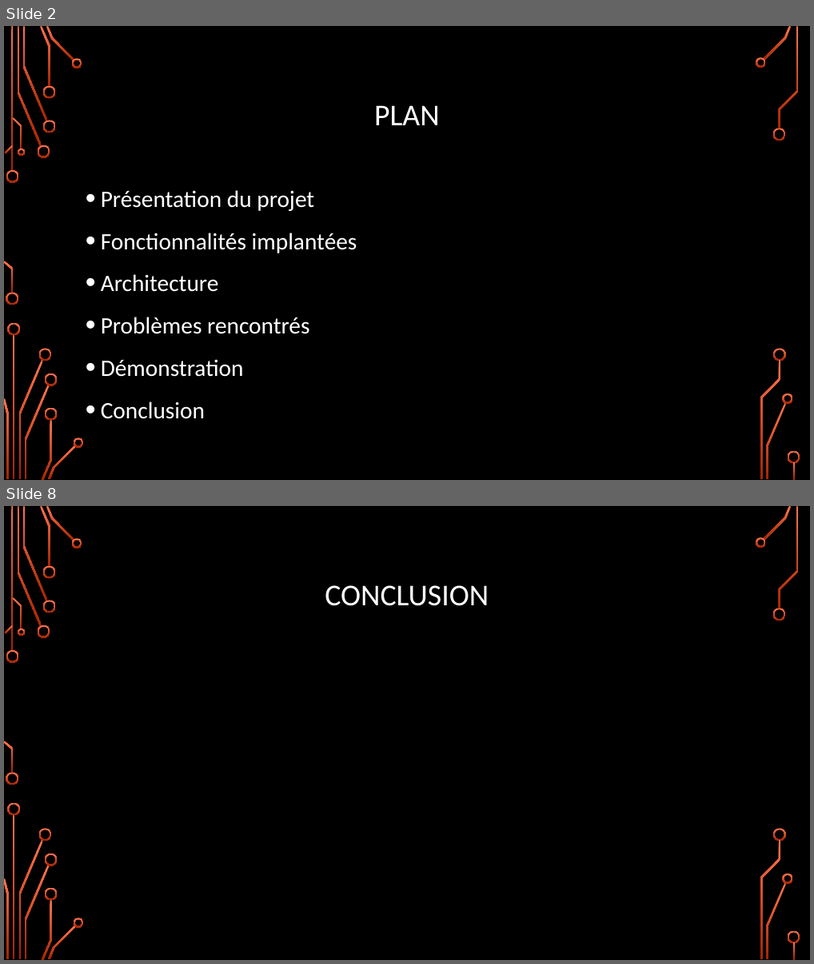
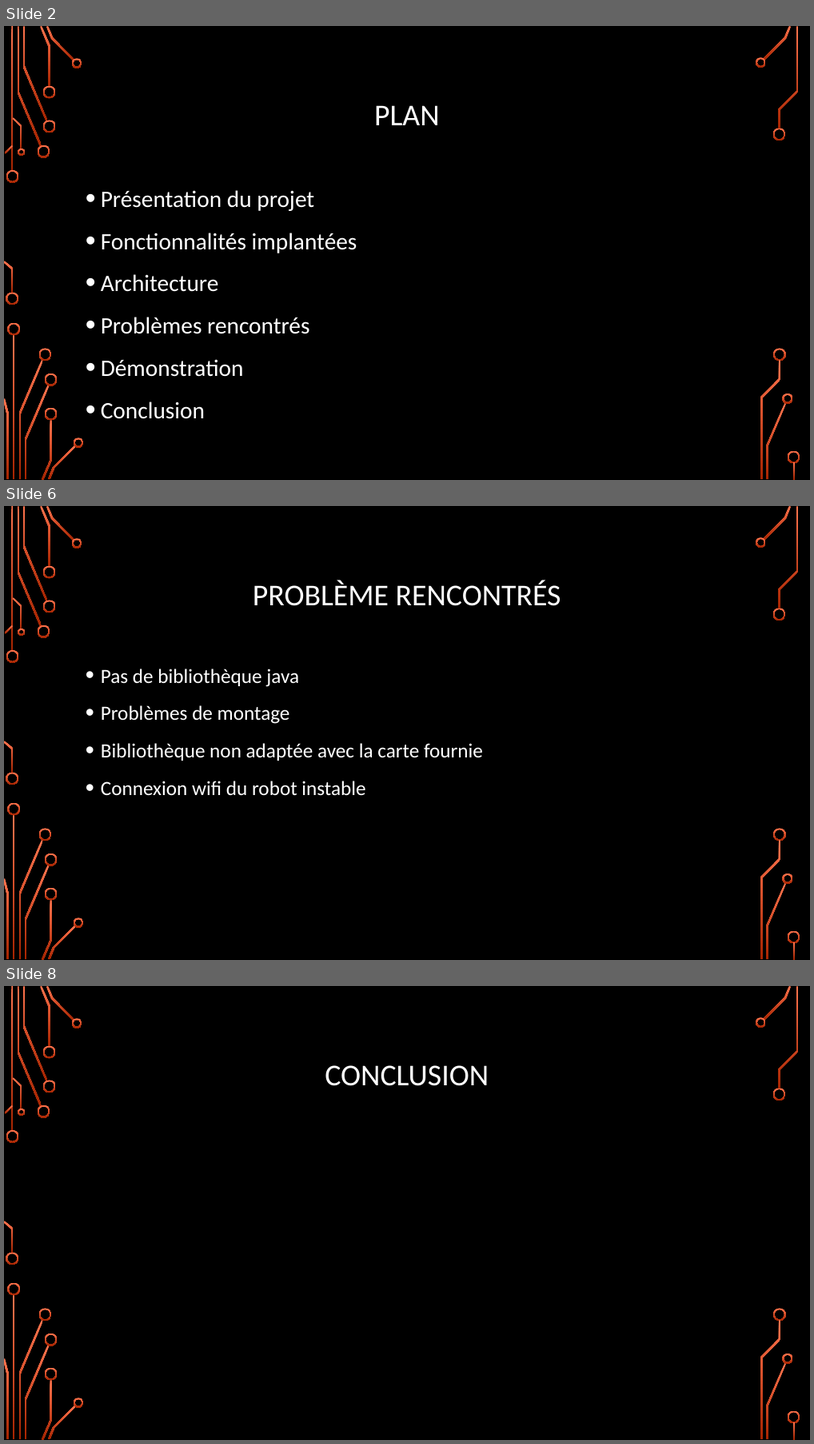
Before and after one commit to zipang29/gopiwan, a slide deck: Documents/diaporama_soutenance.pptx. Shown one above the other, each under a label of ours: slides 2 and 8 before the commit, slides 2, 6 and 8 after it; the slides between them are not shown. The pictures are 814x964 and 814x1444 pixels, drawn with LibreOffice and Linux fonts; fonts in the diff are those of the drawing; background and template pictures are left out. Boxes give left, top, right and bottom in pixels: in the first picture for what was removed or moved away, otherwise in the second. Text is boxed around its words. In the diff, an @@ line names an element or a change of style, - is before the commit and + after.

```diff
--- a/Documents/diaporama_soutenance.pptx
+++ b/Documents/diaporama_soutenance.pptx
@@ slide 6 added at <box>4,506,810,960</box>, background picture (left out); not listed: 36 template elements that a slide beside it also shows @@
@@ title added at <box>253,580,562,606</box>, 36 pt, text #FFFFFF @@
+PROBLÈME RENCONTRÉS
@@ text added at <box>101,668,483,796</box>, 24 pt, text #FFFFFF @@
+• Pas de bibliothèque java
+• Problèmes de montage
+• Bibliothèque non adaptée avec la carte fournie
+• Connexion wifi du robot instable
```
Also in this commit, not shown: 4 slides changed, 1 slide removed.
